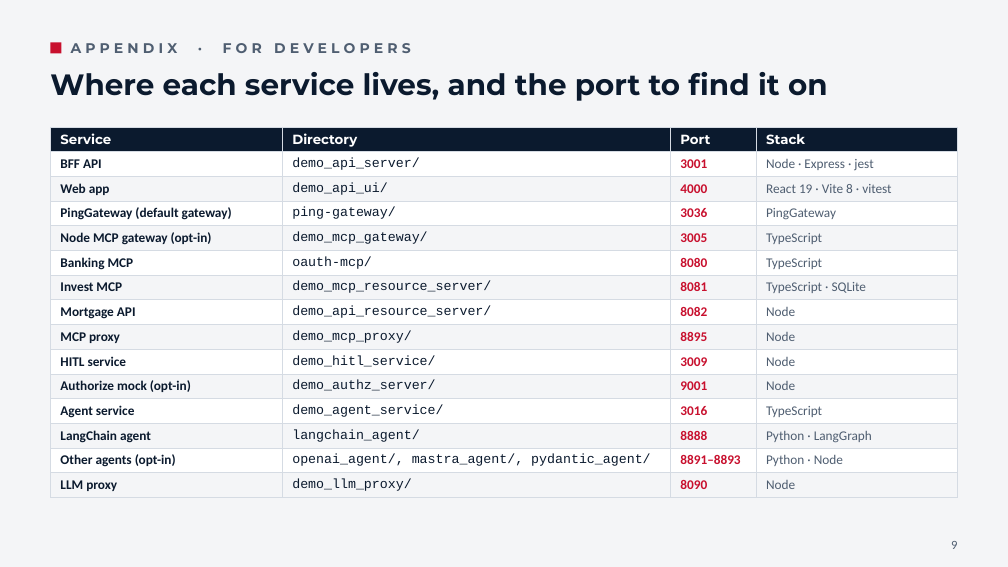
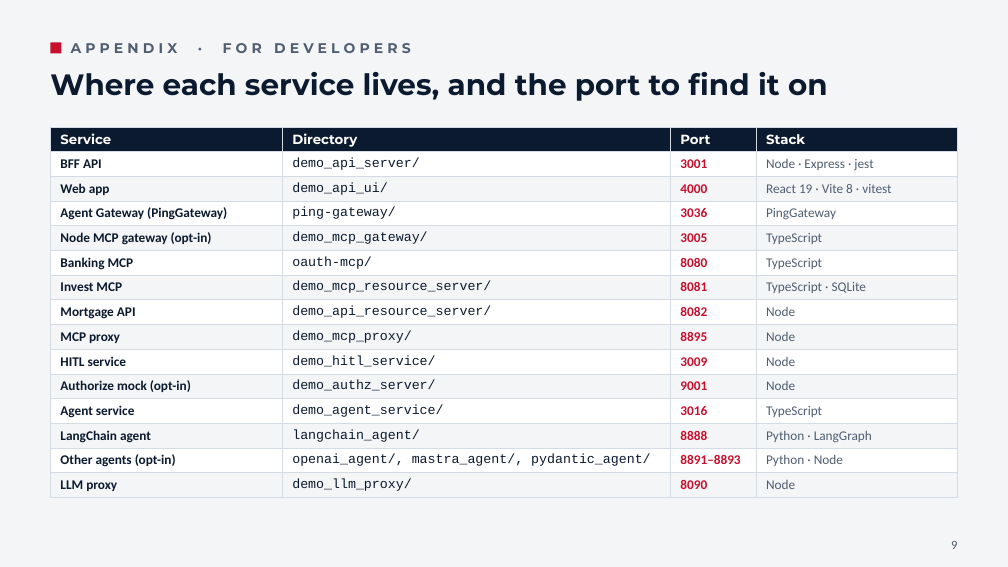
Before and after one commit to curtismu7/AI-DEMO2, a slide deck: slide 9 of docs/resources/AI-Demo-Overview.pptx. Drawn at 1008x567 pixels with LibreOffice and Linux fonts; fonts in the diff are those of the drawing. Boxes give left, top, right and bottom in pixels: in the first picture for what was removed or moved away, otherwise in the second. Text is boxed around its words. In the diff, an @@ line names an element or a change of style, - is before the commit and + after.

```diff
--- a/docs/resources/AI-Demo-Overview.pptx
+++ b/docs/resources/AI-Demo-Overview.pptx
@@ table at (50, 127, 958, 495) @@
-row 4, column 1: PingGateway (default gateway)
+row 4, column 1: Agent Gateway (PingGateway)
```
Also in this commit, not shown: 1 other slide changed, 4 slides added.
